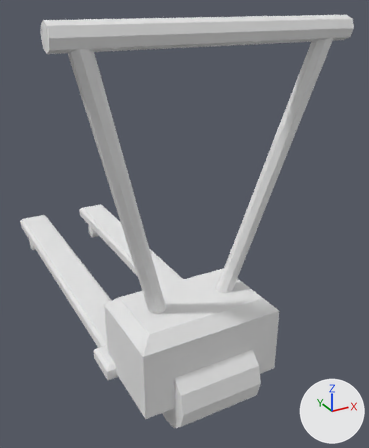
The FBX model Assets/Resources/City/Cannery/Trolley.fbx: old version first, new version second.
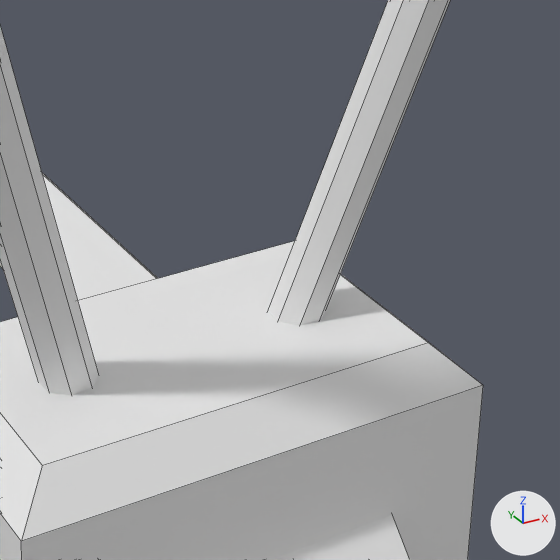
The first picture shows the older version from a 50 mm camera at (-0.641, -1.896, 1.145) aimed at (0.196, -0.374, 0.384). The close-ups show the older and then the newer version on the part from 37% to 82% of the width and 44% to 81% of the height of that picture. Only the edits that show in the close-ups are written down. Every picture has the same lights, and +X, +Y and +Z are marked at lower right. The close-ups show mesh edges as thin lines. Where no turn or scale is listed for an object, it has been applied to the vertices.

The first close-up shows 'PalletJackForks__Steel', 'TrolleyVisible__Rubber', 'TrolleyVisible__Steel', 'TrolleyVisible__SteelDark'.
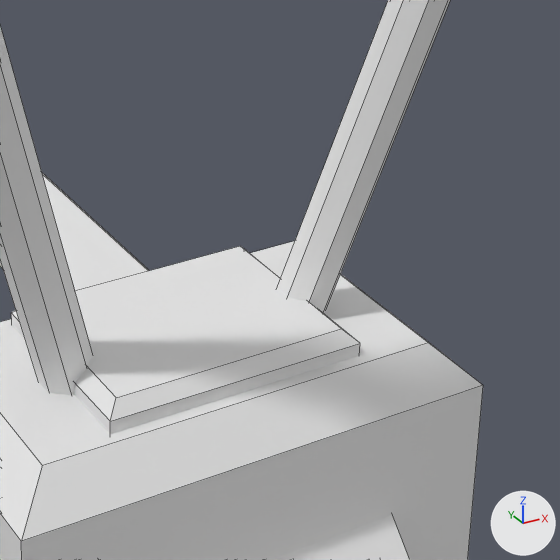
Edits to the bpy script that builds the scene:
```text
Add me_trolleyfittings__canneryfinish:
    me_trolleyfittings__canneryfinish.from_pydata(...)  # 76 vertices, 50 faces; spans x -0.384..0.384, y -0.915..-0.674, z 0.074..1.113
    me_trolleyfittings__canneryfinish.materials.append(mat_cannerysharedportsurfaces)  # white #e7e7e7
Add ob_trolleyfittings__canneryfinish:
    ob_trolleyfittings__canneryfinish = bpy.data.objects.new('TrolleyFittings__CanneryFinish', me_trolleyfittings__canneryfinish)
    ob_trolleyfittings__canneryfinish.location = (0.0, 0.0, 0.0)
```

Boxes [x1, y1, x2, y2] around the edits, measured in the close-ups (560 x 560 px):
'TrolleyFittings__CanneryFinish', added: after [11, 246, 360, 434]
